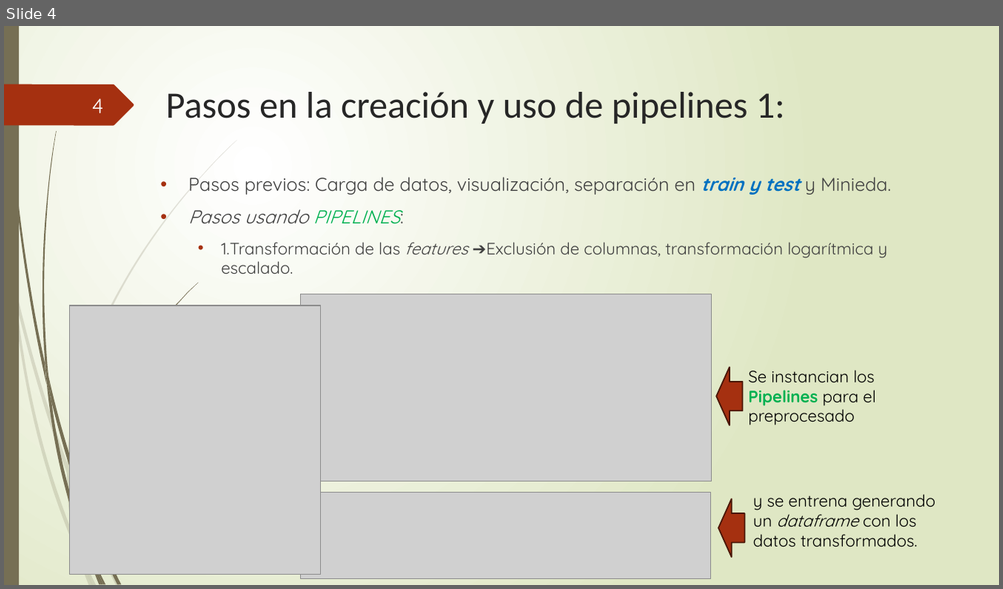
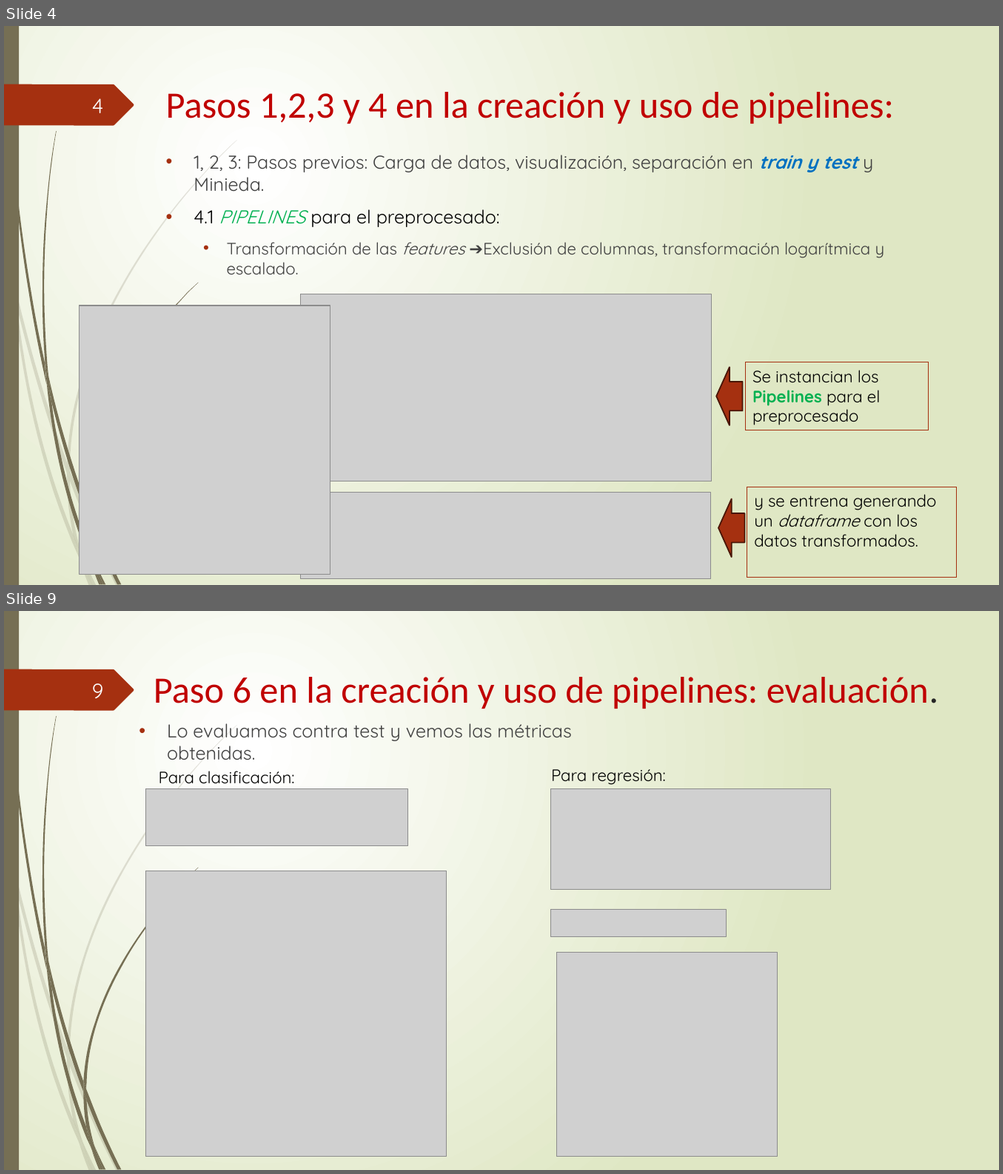
Before and after one commit to somm14/Pipelines_practica, a slide deck: Presentación_PIPELINES.pptx. Shown one above the other, each under a label of ours: slide 4 before the commit, slides 4 and 9 after it; the slides between them are not shown. The pictures are 1003x589 and 1003x1174 pixels, drawn with LibreOffice and Linux fonts; fonts in the diff are those of the drawing; grey boxes stand for pictures. Boxes give left, top, right and bottom in pixels: in the first picture for what was removed or moved away, otherwise in the second. Text is boxed around its words. In the diff, an @@ line names an element or a change of style, - is before the commit and + after.

```diff
--- a/Presentación_PIPELINES.pptx
+++ b/Presentación_PIPELINES.pptx
@@ slide 9 added at (x1=4, y1=611, x2=999, y2=1170), background gradient #FFFFFF to #DFE8C4; not listed: 22 template elements that a slide beside it also shows @@
@@ title added at (x1=153, y1=677, x2=939, y2=709), 36 pt, text #C00000 @@
+Paso 6 en la creación y uso de pipelines: evaluación.
@@ page number added at (x1=92, y1=684, x2=103, y2=698), 20 pt, text #FEFFFF @@
+9
@@ text added at (x1=167, y1=723, x2=572, y2=760), 18 pt, text #404040 @@
+• Lo evaluamos contra test y vemos las métricas obtenidas.
@@ text added at (x1=159, y1=771, x2=295, y2=784), 16 pt, text #000000 @@
+Para clasificación:
@@ text added at (x1=551, y1=769, x2=666, y2=785), 16 pt, text #000000 @@
+Para regresión:
@@ picture added at (x1=146, y1=789, x2=407, y2=846) @@
@@ picture added at (x1=551, y1=789, x2=831, y2=889) @@
@@ picture added at (x1=146, y1=871, x2=447, y2=1157) @@
@@ picture added at (x1=551, y1=910, x2=726, y2=937) @@
@@ picture added at (x1=556, y1=953, x2=777, y2=1157) @@
@@ freeform shape added at (x1=83, y1=1092, x2=94, y2=1147), fill #766F54 @@
@@ freeform shape added at (x1=83, y1=1082, x2=86, y2=1100), fill #766F54 @@
@@ slide 4 changed as well @@
@@ title at (x1=166, y1=92, x2=893, y2=124): text changed; text colour #262626 to #C00000 @@
-Pasos en la creación y uso de pipelines 1:
+Pasos 1,2,3 y 4 en la creación y uso de pipelines:
@@ text at (x1=193, y1=155, x2=885, y2=275): text changed @@
-• Pasos previos: Carga de datos, visualización, separación en train y test y Minieda.
-• Pasos usando PIPELINES:
-  • 1.Transformación de las features ➔Exclusión de columnas, transformación logarítmica y escalado.
+• 1, 2, 3: Pasos previos: Carga de datos, visualización, separación en train y test y Minieda.
+• 4.1 PIPELINES para el preprocesado:
+  • Transformación de las features ➔Exclusión de columnas, transformación logarítmica y escalado.
@@ picture moved from (x1=70, y1=306, x2=320, y2=575) to (x1=79, y1=306, x2=330, y2=575) @@
@@ rectangle "Se instancian los Pipelines para ..." at (x1=745, y1=363, x2=928, y2=430): outline none to #A53010 0.75 pt @@
@@ rectangle "Se instancian los Pipelines para ..." resized from (x1=748, y1=370, x2=876, y2=426) to (x1=745, y1=363, x2=928, y2=430) @@
@@ rectangle "y se entrena generando un ..." resized from (x1=753, y1=494, x2=936, y2=548) to (x1=746, y1=487, x2=956, y2=577) @@
@@ rectangle "y se entrena generando un ..." at (x1=746, y1=487, x2=956, y2=577): outline none to #A53010 0.75 pt @@
```
Also in this commit, not shown: 5 other slides changed, 2 other slides added, 1 slide removed.
